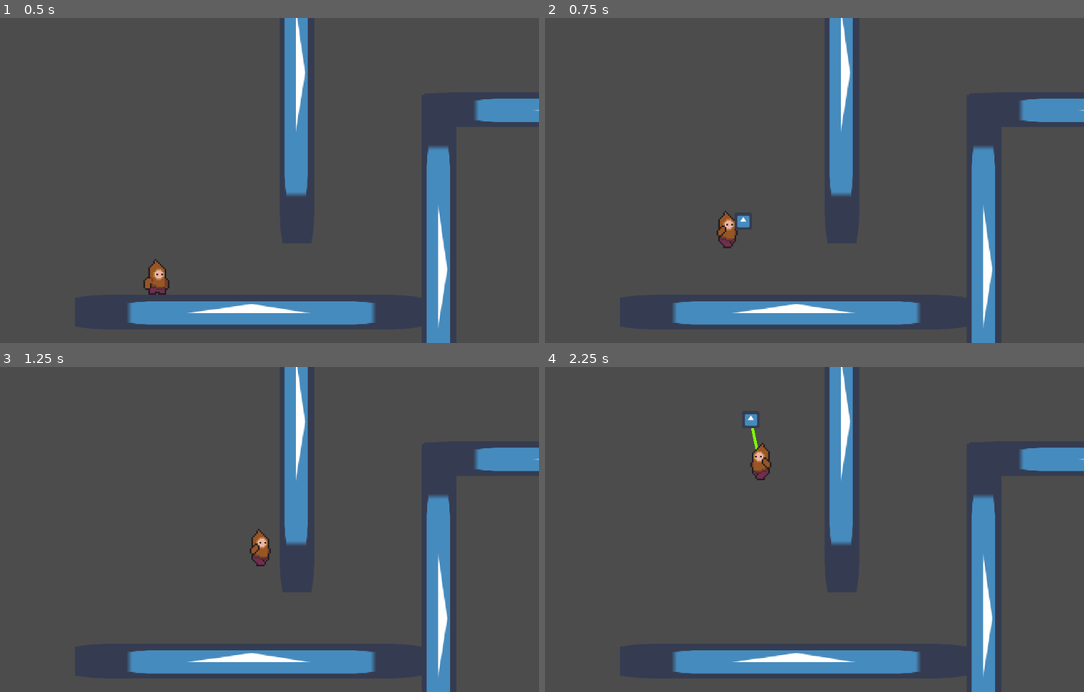
Above: before the commit, frames 1-4 (two rows, left to right).
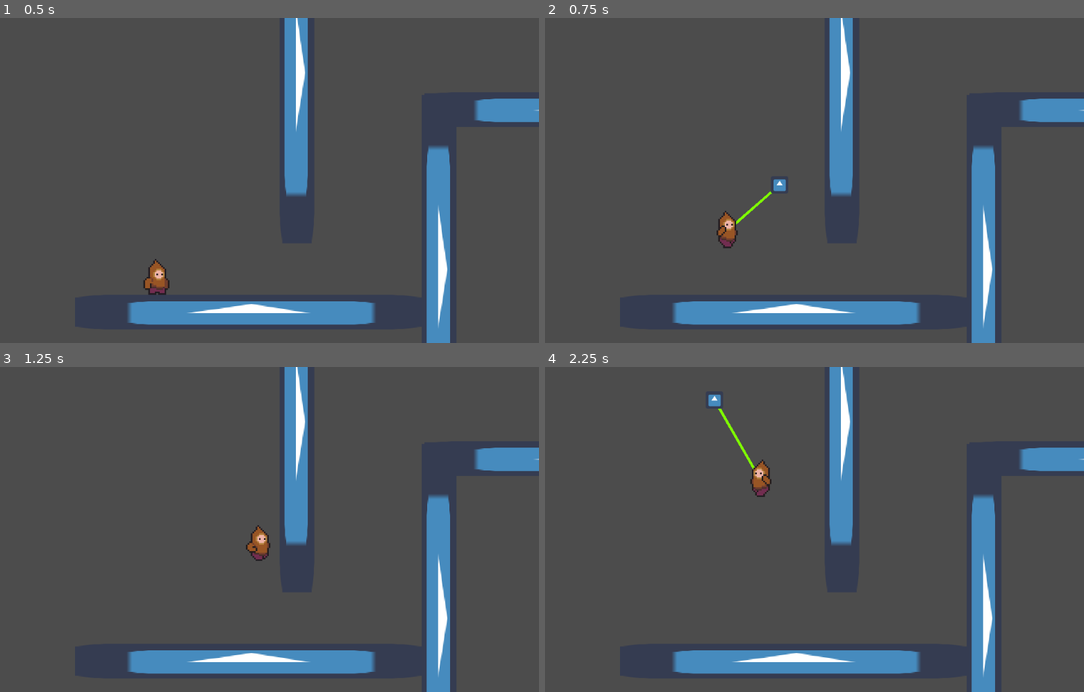
Above: after the commit, the same moments.

Repository: PaulStamas/Manlet
Game: Godot game, scene res://Scenes/Main.tscn
Two runs of this game, one before a commit and one after it. Both use one fixed random seed, a clock stepped at 60 frames per second and the inputs below. The engine's default icon, where the game draws it, is replaced by a stand-in: a white triangle on a blue panel in a dark square.
Inputs:
- Up to frame 1 (0.5 s): no input
- Up to frame 2 (0.75 s): hold Right (ui_right) from 0.53 s (still down); hold Up (ui_up) from 0.53 s (still down); tap C (ui_shoot) at 0.6 s
- Up to frame 3 (1.25 s): keep holding Right (ui_right); keep holding Up (ui_up)
- Up to frame 4 (2.25 s): release Up (ui_up) at 1.28 s; tap Up (ui_up) at 1.35, 1.52, 1.82 s; tap C (ui_shoot) at 1.55, 2.1 s; release Right (ui_right) at 2.03 s; hold Left (ui_left) from 2.03 s (still down); hold Up (ui_up) from 2.03 s (still down)

Frame 1 is identical in both runs. In frame 2, 0.2% of the frame differs, in the area x 35-45%, y 49-66%; in frame 3, 0.3%; in frame 4, 0.8%, in the area x 30-43%, y 8-40%.

Commit message:
v0.0.2; Rope Swinging

Diff:
--- a/Manlet v0.0.1/Scenes/SwingTest.tscn
+++ b/Manlet v0.0.1/Scenes/SwingTest.tscn
@@ -10,12 +10,11 @@
 [node name="WallContainer" type="Node2D" parent="."]
 
 [node name="StaticBody2D3" parent="WallContainer" instance=ExtResource( 2 )]
-position = Vector2( 169.124, 415.636 )
-rotation = 0.0
+position = Vector2( 218.124, 274.636 )
 scale = Vector2( 0.5, 1 )
 
 [node name="StaticBody2D4" parent="WallContainer" instance=ExtResource( 2 )]
-position = Vector2( 843.124, 377.636 )
+position = Vector2( 762.124, 375.636 )
 rotation = 0.0
 scale = Vector2( 0.5, 1 )
 
--- a/Manlet v0.0.1/Scripts/Player.gd
+++ b/Manlet v0.0.1/Scripts/Player.gd
@@ -1,8 +1,6 @@
 extends KinematicBody2D
 
-
-var velocity: Vector2
-
+#Constants
 const GRAVITY = 30
 const GROUND_FRICTION = 0.75
 const WALL_FRICTION = 0.75
@@ -17,16 +15,16 @@
 const WALL_JUMP_TOUCH_DELAY = 0.175 # seconds
 const BAD_WALL_JUMP_MULT = 0.75
 
-const FIRE_SPEED = 500
 
 onready var player_sprite = $AnimatedSprite
 
-var state = "Idle"
-
+#player variables
 var wall_jump_dir = null
 var last_wall_jump_dir = null
 var wall_touch_delta = 0;
 var player_dir = "right"
+var state = "Idle"
+var velocity: Vector2
 
 #Inputs
 var input_up
@@ -38,6 +36,9 @@
 
 #Hook shot variables
 const MAX_ROPE_LENGTH = 250
+const MIN_ROPE_LENGTH = 75
+const ROPE_STRETCH = 5
+const FIRE_SPEED = 1000
 var rope_init = true
 var grapple_point
 var rope_point
@@ -65,6 +66,8 @@
 	input_left = Input.is_action_pressed("ui_left")
 	input_right = Input.is_action_pressed("ui_right")
 	input_down = Input.is_action_pressed("ui_down")
+
+	input_shoot = Input.is_action_just_pressed("ui_shoot")
 
 func move(delta):
 
@@ -123,7 +126,6 @@
 		position.x = 500
 		position.y = 300
 		velocity.y = 0
-
 
 func on_wall():
 	if is_on_wall():
@@ -166,8 +168,6 @@
 			last_wall_jump_dir = "right"
 
 func rope_swing():
-	input_up = Input.is_action_pressed("ui_up")
-	input_shoot = Input.is_action_just_pressed("ui_shoot")
 	if input_shoot and state != "swing":
 		if hook_shot.get_class() == "PackedScene":
 			hook_shot = hook_shot.instance()
@@ -186,6 +186,9 @@
 					rope_length = sqrt(pow(grapple_point.x - position.x, 2) + pow(grapple_point.y - position.y, 2))
 					print(rope_length)
 					rope_init = false
+
+				if rope_length < MIN_ROPE_LENGTH:
+					rope_length += ROPE_STRETCH
 
 				rope_angle = find_angle(hook_shot.position, position)
 				var rope_angle_accel = 0.2 * cos(deg2rad(rope_angle))
